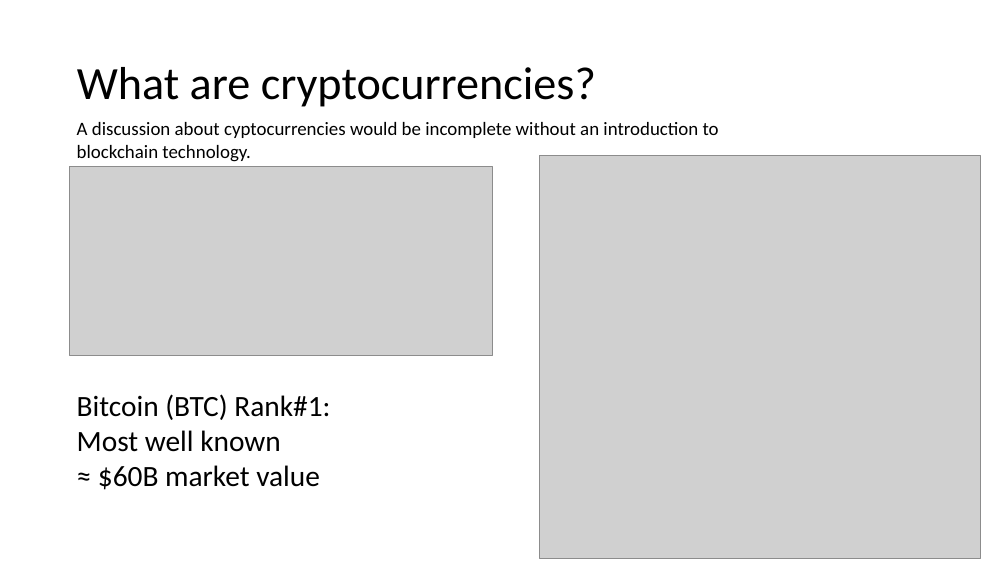
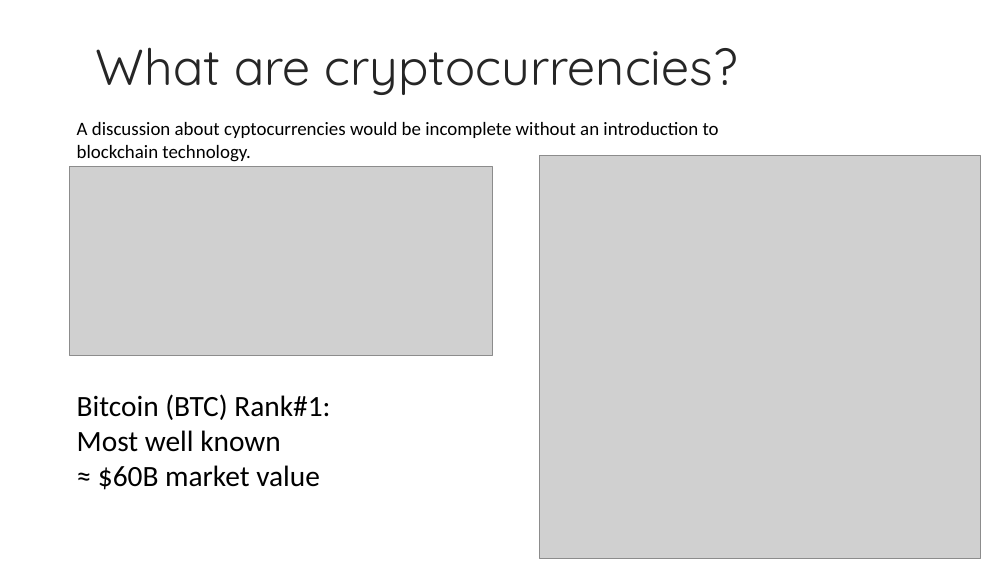
Before and after one commit to kevzha/CryptoAnalysis, a slide deck: slide 2 of Crypto Presentation.ppt. Drawn at 1008x567 pixels with LibreOffice and Linux fonts; fonts in the diff are those of the drawing; grey boxes stand for pictures; background and template pictures are left out. Boxes give left, top, right and bottom in pixels: in the first picture for what was removed or moved away, otherwise in the second. Text is boxed around its words. In the diff, an @@ line names an element or a change of style, - is before the commit and + after.

Commit message:
ppt formatting

```diff
--- a/Crypto Presentation.ppt
+++ b/Crypto Presentation.ppt
@@ title "What are cryptocurrencies?" moved from (x1=77, y1=67, x2=596, y2=107) to (x1=96, y1=47, x2=738, y2=95) @@
@@ title "What are cryptocurrencies?" at (x1=96, y1=47, x2=738, y2=95): size 44 to 48 pt, font Calibri to Quicksand, text colour #000000 to #262626 @@
```
Also in this commit, not shown: 10 other slides changed.
